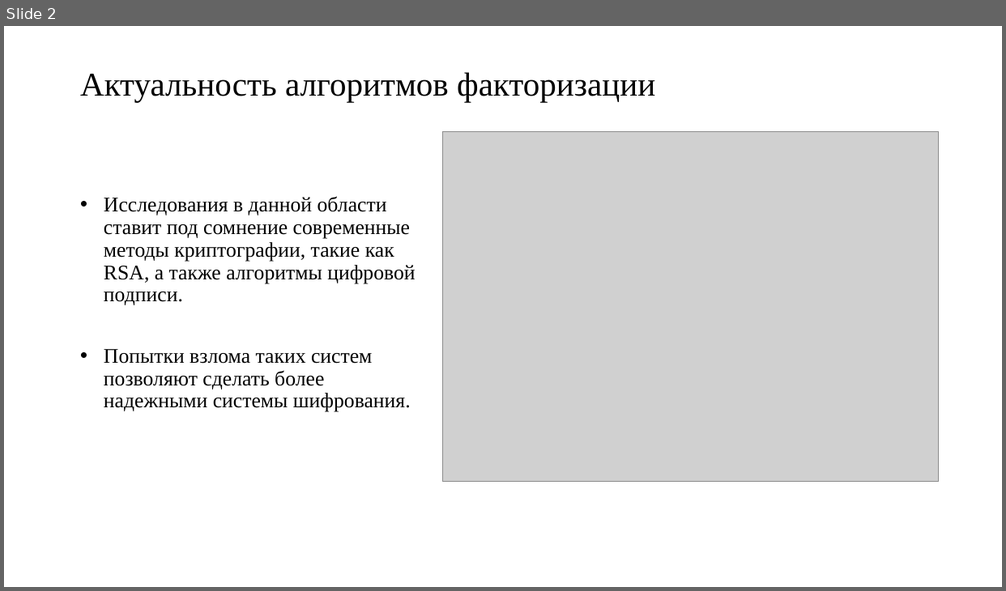
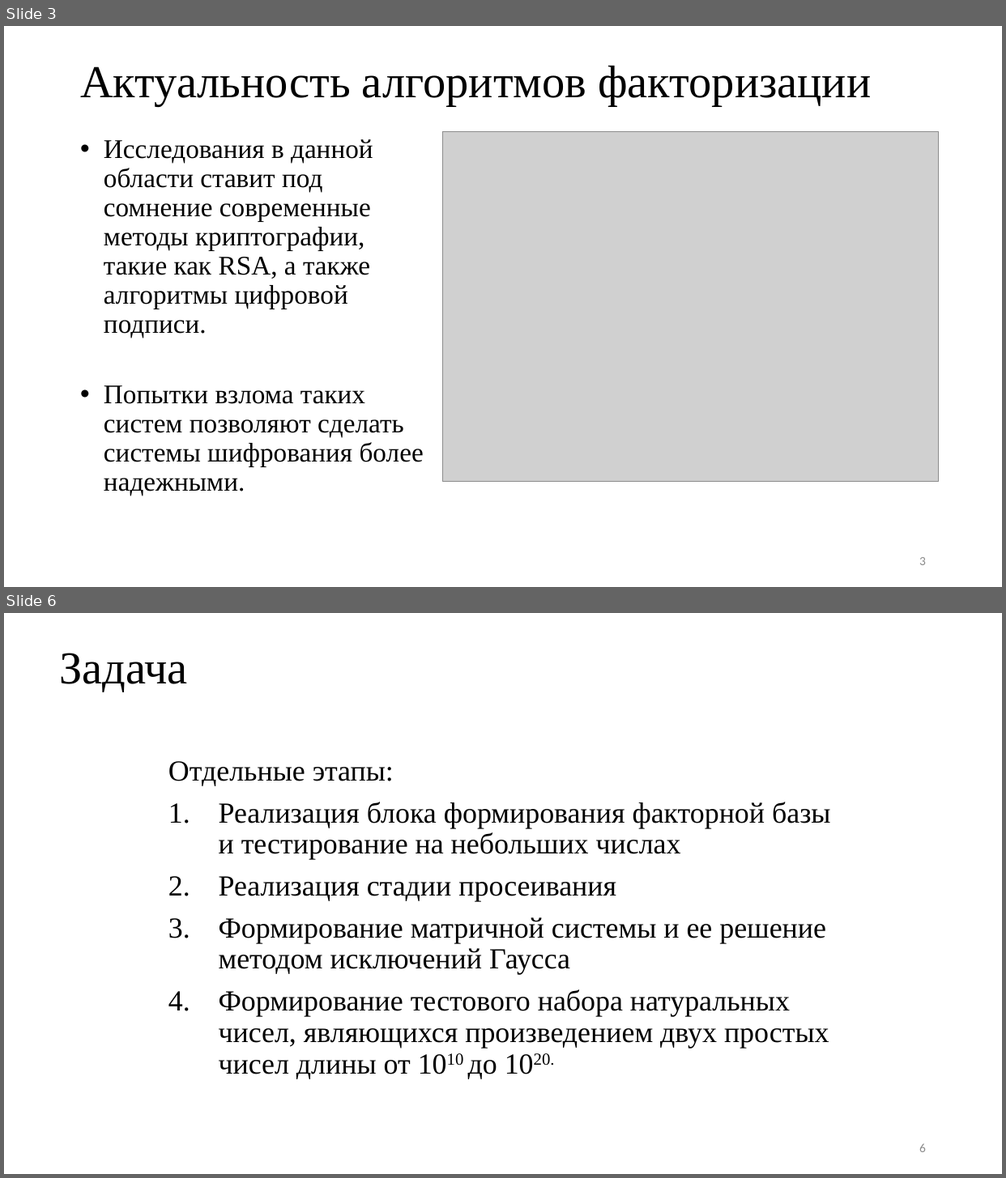
Before and after one commit to pagamov/VKR, a slide deck: Гамов Павел Диплом.pptx. Shown one above the other, each under a label of ours: slide 2 before the commit, slides 3 and 6 after it; the slides between them are not shown. The pictures are 1006x591 and 1006x1178 pixels, drawn with LibreOffice and Linux fonts; fonts in the diff are those of the drawing; grey boxes stand for pictures. Boxes give left, top, right and bottom in pixels: in the first picture for what was removed or moved away, otherwise in the second. Text is boxed around its words. In the diff, an @@ line names an element or a change of style, - is before the commit and + after.

```diff
--- a/Гамов Павел Диплом.pptx
+++ b/Гамов Павел Диплом.pptx
@@ slide 6 added at [4, 613, 1002, 1174], background #FFFFFF @@
@@ text added at [60, 653, 188, 692], 44 pt, text #000000 @@
+Задача
@@ text added at [168, 761, 830, 1080], 28 pt, text #000000 @@
+Отдельные этапы:
+1. Реализация блока формирования факторной базы и тестирование на небольших числах
+2. Реализация стадии просеивания
+3. Формирование матричной системы и ее решение методом исключений Гаусса
+4. Формирование тестового набора натуральных чисел, являющихся произведением двух простых чисел длины от 1010 до 1020.
@@ page number added at [919, 1144, 926, 1152], 12 pt, text #8C8C8C @@
+6
@@ what was slide 2 is now slide 3 @@
@@ slide 3 changed as well @@
@@ title "Актуальность алгоритмов факторизации": place and size @@
-title "Актуальность алгоритмов факторизации" at [80, 72, 655, 102]
+title "Актуальность алгоритмов факторизации" at [80, 65, 871, 107]
@@ title "Актуальность алгоритмов факторизации" at [80, 65, 871, 107]: size 32 to 44 pt @@
@@ text at [104, 139, 373, 339]: size 20 to 25.9 pt in "Исследования в данной области ставит под сомнение ..." @@
@@ text at [104, 386, 424, 497]: text changed; size 20 to 25.9 pt @@
-• Попытки взлома таких систем позволяют сделать более надежными системы шифрования.
+• Попытки взлома таких систем позволяют сделать системы шифрования более надежными.
@@ page number added at [919, 557, 926, 565], 12 pt, text #8C8C8C @@
+3
```
Also in this commit, not shown: 10 other slides changed, 9 other slides added, 2 slides removed.
